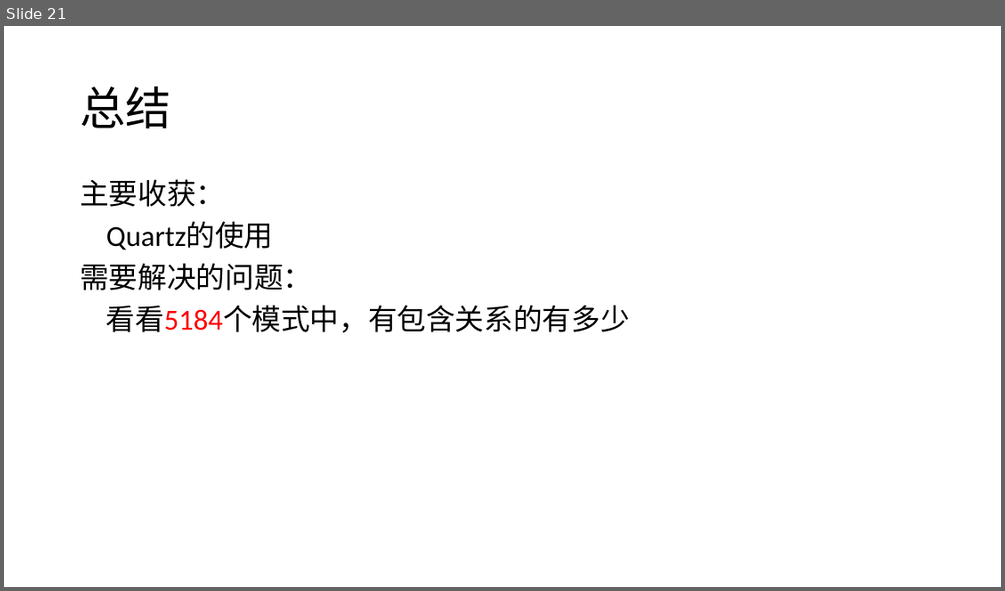
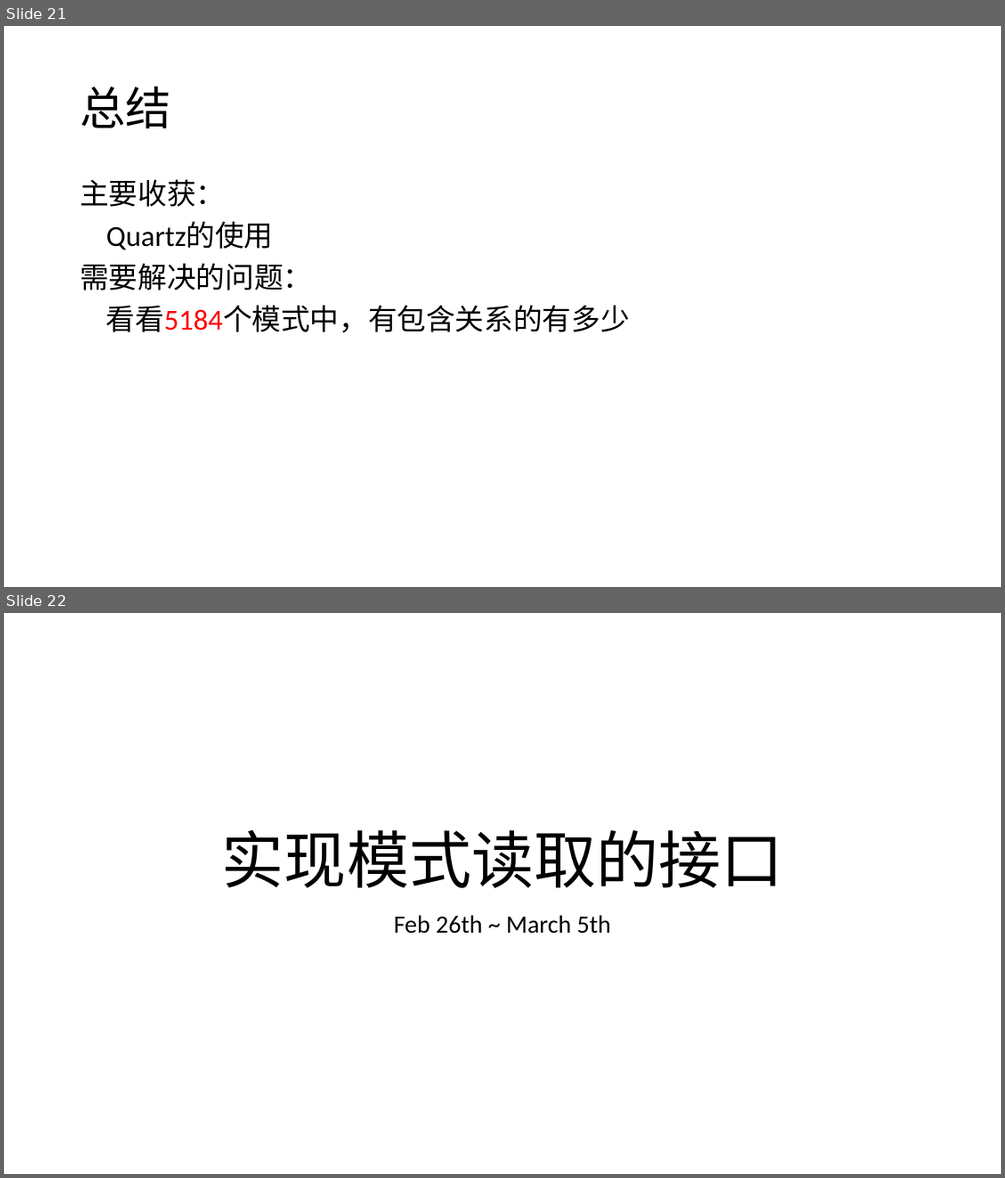
Before and after one commit to RosaryXiang/Pattern-Scheduler, a slide deck: Pattern Scheduler.pptx. Shown one above the other, each under a label of ours: slide 21 before the commit, slides 21 and 22 after it. The pictures are 1005x591 and 1005x1178 pixels, drawn with LibreOffice and Linux fonts; fonts in the diff are those of the drawing. Boxes give left, top, right and bottom in pixels: in the first picture for what was removed or moved away, otherwise in the second. Text is boxed around its words. In the diff, an @@ line names an element or a change of style, - is before the commit and + after.

```diff
--- a/Pattern Scheduler.pptx
+++ b/Pattern Scheduler.pptx
@@ slide 22 added at (4, 613, 1001, 1174), background #FFFFFF @@
@@ title added at (222, 830, 783, 888), 60 pt, text #000000 @@
+实现模式读取的接口
@@ subtitle added at (394, 915, 611, 933), 24 pt, text #000000 @@
+Feb 26th ~ March 5th
```
Also in this commit, not shown: 5 other slides added, 7 other files.
